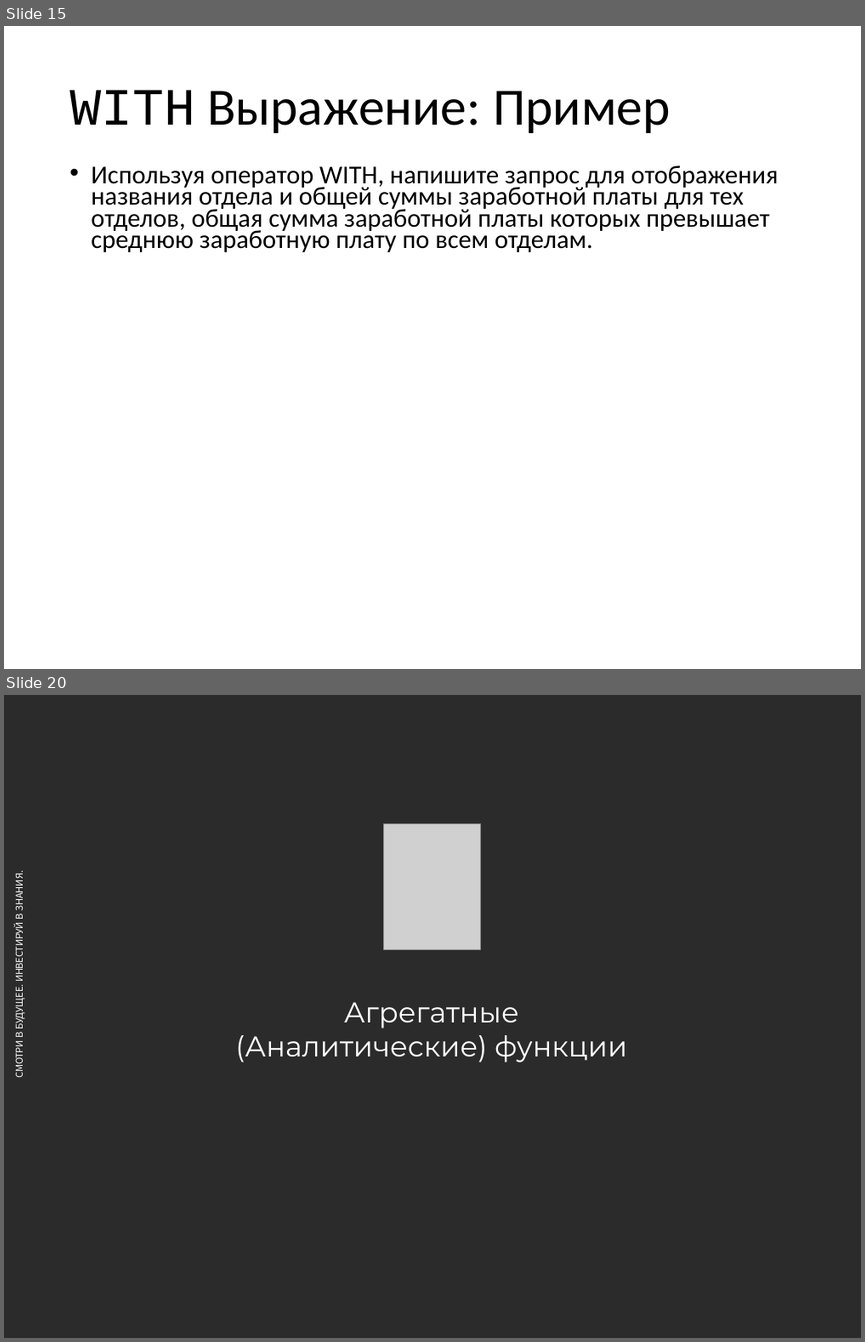
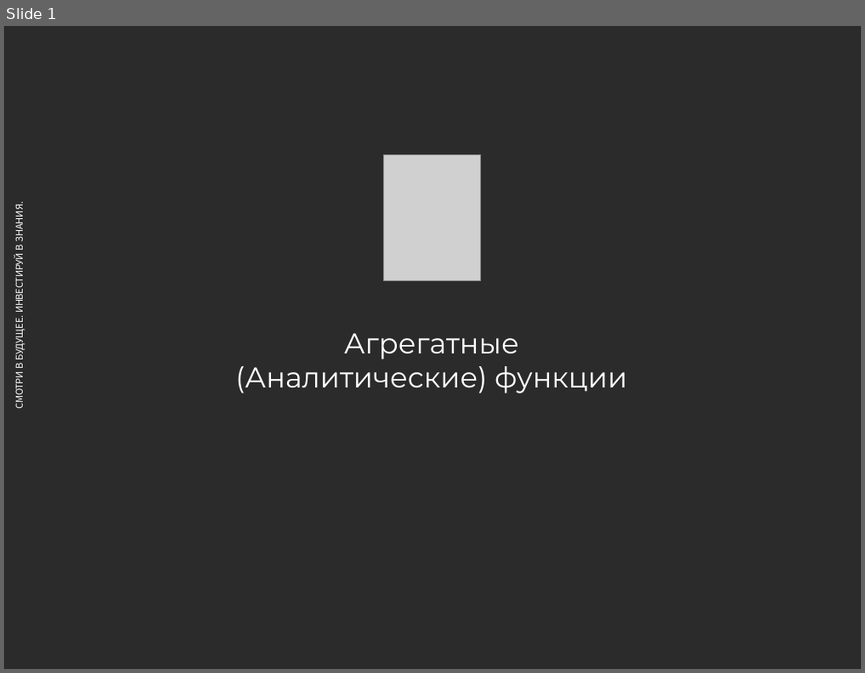
Before and after one commit to andreyzhurlov/ais_postgresql_course_v2, a slide deck: lecture_06/06_Группировки_и_Агрегация.pptx. Shown one above the other, each under a label of ours: slides 15 and 20 before the commit, slide 1 after it; the slides between them are not shown. The pictures are 865x1342 and 865x673 pixels, drawn with LibreOffice and Linux fonts; fonts in the diff are those of the drawing; grey boxes stand for pictures; background and template pictures are left out; a plain dark background stands for a picture behind light text. Boxes give left, top, right and bottom in pixels: in the first picture for what was removed or moved away, otherwise in the second. Text is boxed around its words. In the diff, an @@ line names an element or a change of style, - is before the commit and + after.

```diff
--- a/lecture_06/06_Группировки_и_Агрегация.pptx
+++ b/lecture_06/06_Группировки_и_Агрегация.pptx
@@ slide 15 removed at (4, 26, 861, 669), background #FFFFFF @@
@@ title removed at (69, 90, 670, 133) @@
-WITH Выражение: Пример
@@ text removed at (91, 165, 778, 252) @@
-• Используя оператор WITH, напишите запрос для отображения названия отдела и общей суммы заработной платы для тех отделов, общая сумма заработной платы которых превышает среднюю заработную плату по всем отделам.
@@ what was slide 20 is now slide 1 @@
```
Also in this commit, not shown: 18 other slides removed.
